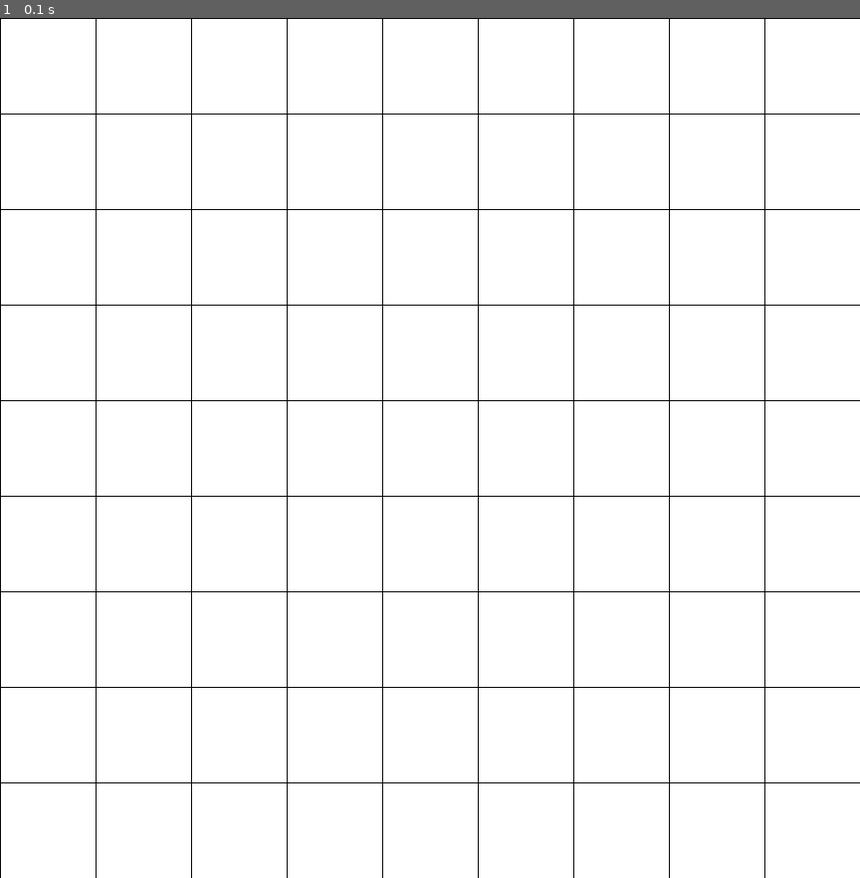
Above: before the commit, frame 1.
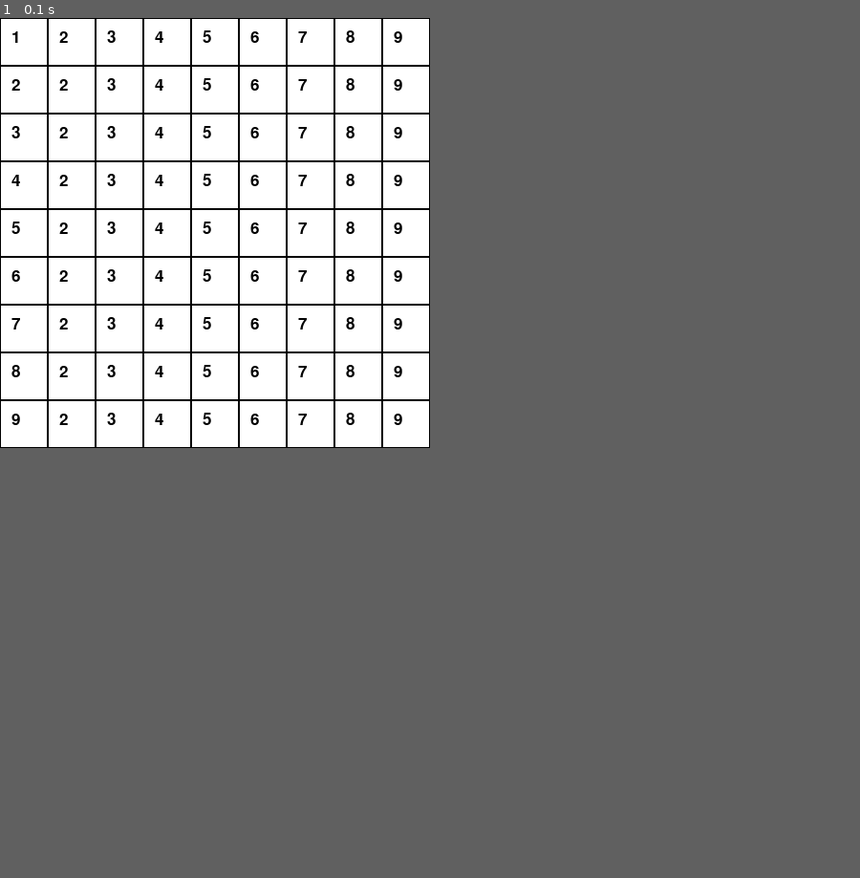
Above: after the commit, the same moment.

Repository: attiaa1/sudoku
Game: pygame game, started from sudoku.py
The game is run twice, just before and just after one commit, with the same random seed, the same clock (stepped at 60 frames per second) and the same inputs.
Inputs:
- Up to frame 1 (0.1 s): no input
In our replay, the window is 900x900 before the commit and 450x450 after it. These sizes can differ from the game's own. Grey fills any space a smaller window leaves; there, only what the larger window draws over its background counts as a difference.

The runs differ from the first frame. In frame 1, 3.6% of the frame differs, in the area x 0-100%, y 0-100%.

Commit message:
getting working board in source

Diff:
--- a/sudoku.py
+++ b/sudoku.py
@@ -1,40 +1,114 @@
 import pygame
 
 # constants
-window_size = 900
+window_size = 450
 grid_size = 9
 cell_size = window_size // grid_size
 
 
+pygame.init()
+pygame.font.init()
+
+# display settings
+window = pygame.display.set_mode((window_size,window_size))
+pygame.display.set_caption("Sudoku")
+icon = pygame.image.load("imgs/rubiks_cube.png")
+pygame.display.set_icon(icon)
+
+init_grid = False
+
 def main() -> None:
 
-    pygame.init
+    # main game running loop
+    running = True
+    print("Running...")
 
-    # display settings
-    window = pygame.display.set_mode((window_size,window_size))
-    pygame.display.set_caption("Sudoku")
-    icon = pygame.image.load("imgs/rubiks_cube.png")
-    pygame.display.set_icon(icon)
-
-
-    # main loop
-    running = True
     while running:
         for event in pygame.event.get():  # Get events from the queue
             if event.type == pygame.QUIT:
                 running = False
 
-        # White out the entire pygame display
-        window.fill((255,255,255))
+        init_grid()
 
-         # Draw the grid
-        for i in range(grid_size + 1):
-            pygame.draw.line(window, (0, 0, 0), (i * cell_size, 0), (i * cell_size, window_size))  # Vertical lines
-            pygame.draw.line(window, (0, 0, 0), (0, i * cell_size), (window_size, i * cell_size))  # Horizontal lines
 
-        pygame.display.update()
+
+        # Update the display
+        #pygame.display.update()
 
     pygame.quit()
 
+def generate_grid():
+    grid = [
+        [1,2,3,4,5,6,7,8,9],
+        [2,2,3,4,5,6,7,8,9],
+        [3,2,3,4,5,6,7,8,9],
+        [4,2,3,4,5,6,7,8,9],
+        [5,2,3,4,5,6,7,8,9],
+        [6,2,3,4,5,6,7,8,9],
+        [7,2,3,4,5,6,7,8,9],
+        [8,2,3,4,5,6,7,8,9],
+        [9,2,3,4,5,6,7,8,9]
+    ]
+    return grid
+
+def solve_grid() -> None:
+    pass
+
+def remove_grid() -> None:
+    pass
+
+def draw_board(grid) -> None:
+
+    # nested for loop which will call draw_cell
+    for i in range(9):
+        for j in range(9):
+           num = grid[i][j]
+           if num != 0:
+               draw_cell(i,j,num)
+
+    pygame.display.update()
+
+
+
+def draw_cell(row, column, num) -> None:
+    font = pygame.font.Font(None,int(cell_size/2))
+    text = font.render(str(num), True, (0,0,0))
+    window.blit(text, (column * cell_size + cell_size // 4, row * cell_size + cell_size // 4))
+
+def isValidSudoku(grid) -> bool:
+    seen = set()
+    for i in range(9):
+        for j in range(9):
+            number = grid[i][j]
+            if number != "0":
+                # Create unique identifiers for row, column, and sub-box
+                row = str(number) + "row" + str(i)
+                column = str(number) + "column" + str(j)
+                block = str(number) + "block" + str(i // 3) + "/" + str(j // 3)
+
+                # Check if any of these identifiers already exist in the set
+                if row in seen or column in seen or block in seen:
+                    return False
+
+                # Add the identifiers to the set
+                seen.add(row)
+                seen.add(column)
+                seen.add(block)
+
+    return True
+
+def init_grid() -> None:
+    window.fill((255,255,255))
+    # Draw the grid
+    for i in range(grid_size):
+        for j in range(grid_size):
+            rect = pygame.Rect(i*cell_size, j*cell_size, cell_size, cell_size)
+            pygame.draw.rect(window, (0, 0, 0), rect, 1)
+
+    new_grid = generate_grid()
+    draw_board(new_grid)
+
+
+
 if __name__ == "__main__":
     main()
